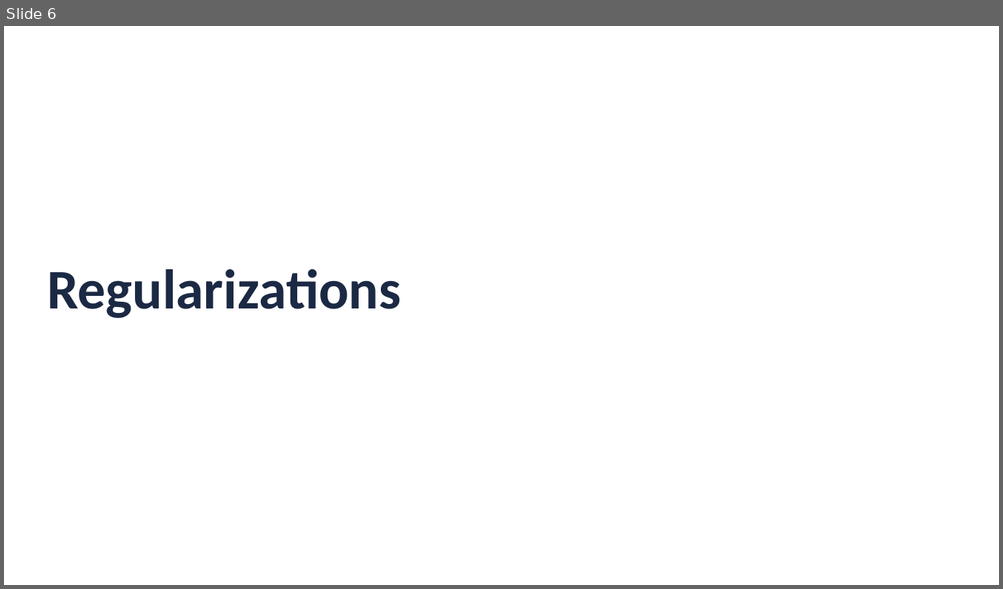
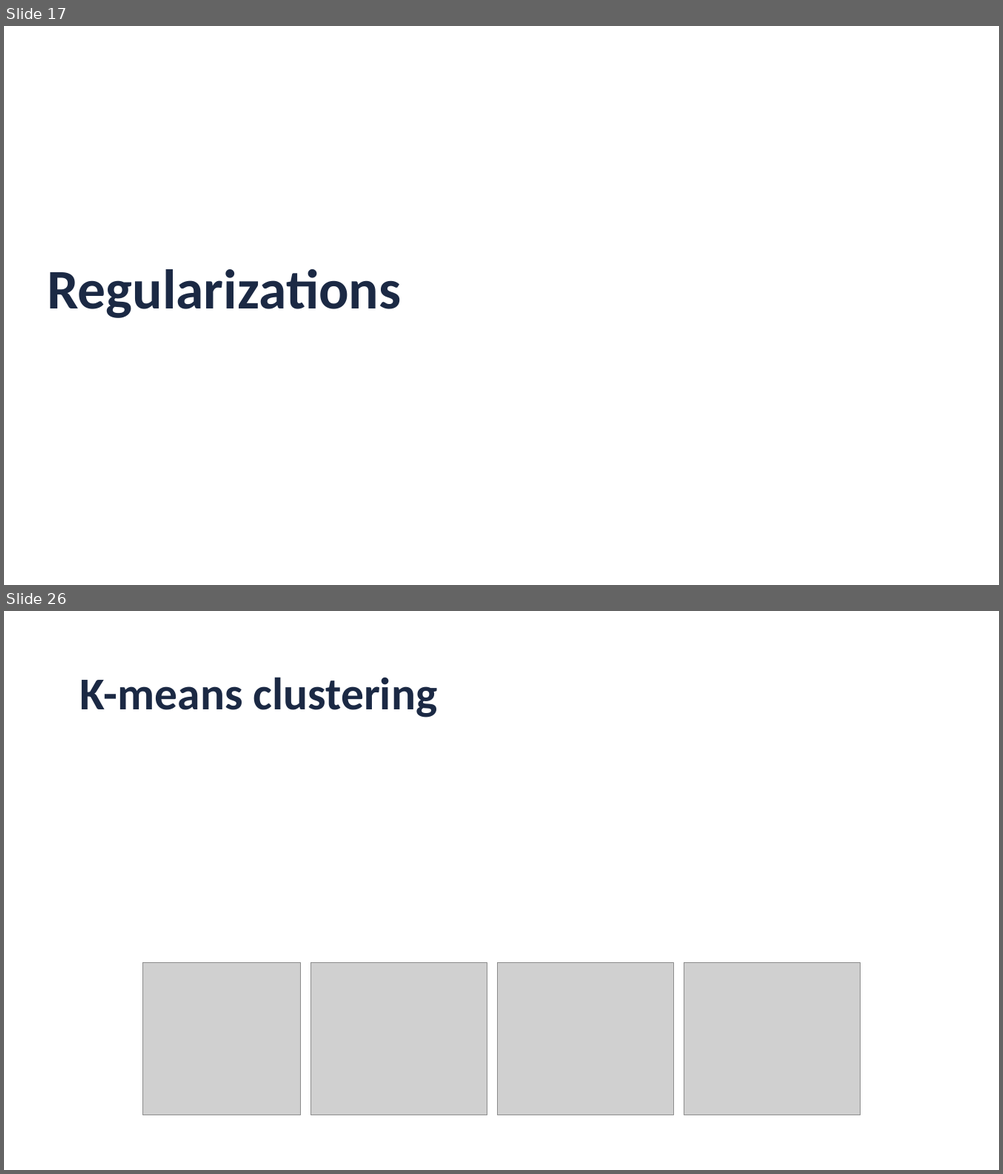
Before and after one commit to JorisRoels/deep-learning-biology, a slide deck: slides/2020-dlb-5-unsupervised-neural-networks.pptx. Shown one above the other, each under a label of ours: slide 6 before the commit, slides 17 and 26 after it; the slides between them are not shown. The pictures are 1003x589 and 1003x1174 pixels, drawn with LibreOffice and Linux fonts; fonts in the diff are those of the drawing; grey boxes stand for pictures; background and template pictures are left out. Boxes give left, top, right and bottom in pixels: in the first picture for what was removed or moved away, otherwise in the second. Text is boxed around its words. In the diff, an @@ line names an element or a change of style, - is before the commit and + after.

```diff
--- a/slides/2020-dlb-5-unsupervised-neural-networks.pptx
+++ b/slides/2020-dlb-5-unsupervised-neural-networks.pptx
@@ slide 26 added at bbox=[4, 611, 999, 1170], background #FFFFFF @@
@@ title added at bbox=[79, 677, 438, 718], 44 pt, text #1B2944, bold @@
+K-means clustering
@@ group added at bbox=[143, 963, 860, 1116]: 4 pictures @@
@@ what was slide 6 is now slide 17 @@
```
Also in this commit, not shown: 2 slides changed, 24 other slides added, 1 slide removed, 1 other file.
